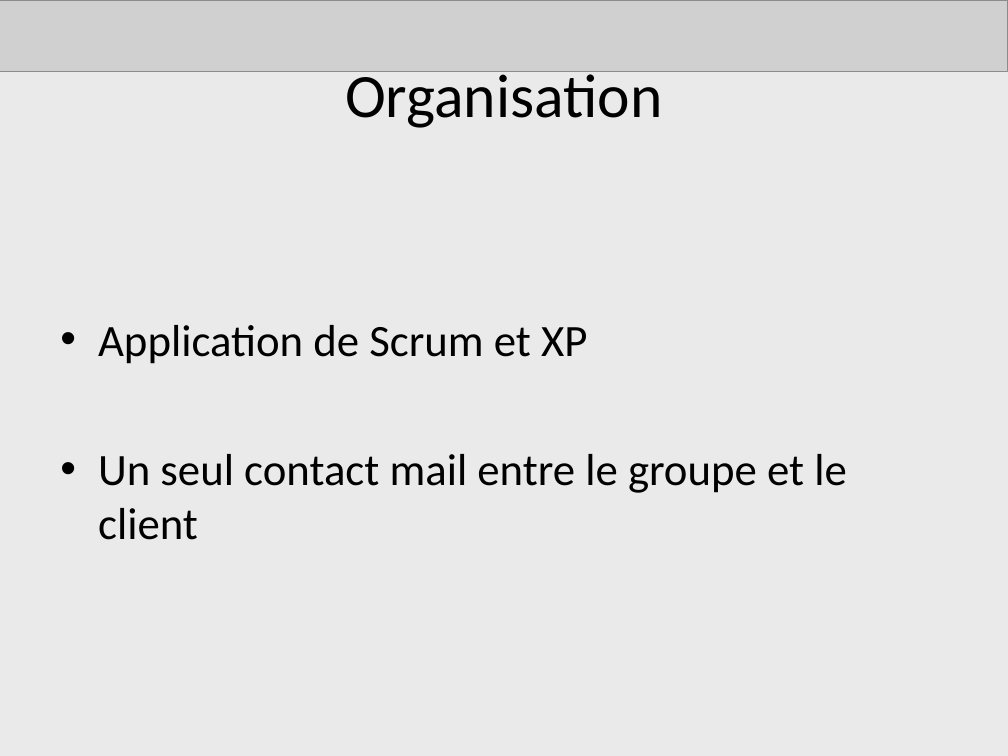
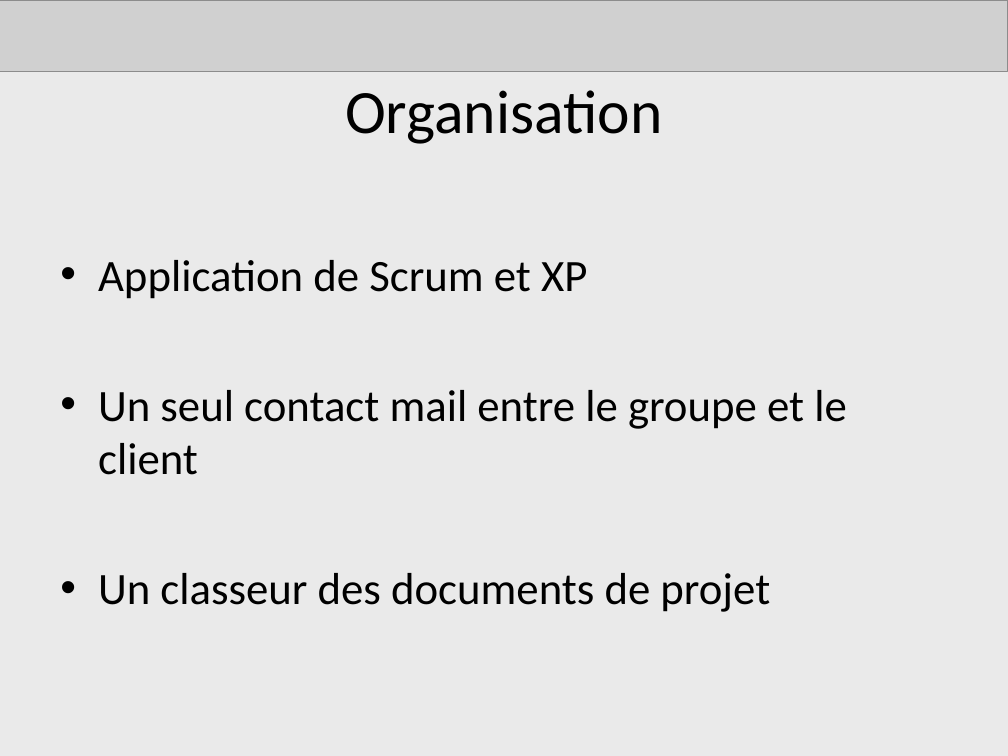
Before and after one commit to AdrienLombard/SimplePass, a slide deck: slide 8 of source/Projet Courchevel - Bilan intermédiaire.ppt (slide 7 before the commit). Drawn at 1008x756 pixels with LibreOffice and Linux fonts; fonts in the diff are those of the drawing; grey boxes stand for pictures. Boxes give left, top, right and bottom in pixels: in the first picture for what was removed or moved away, otherwise in the second. Text is boxed around its words. In the diff, an @@ line names an element or a change of style, - is before the commit and + after.

```diff
--- a/source/Projet Courchevel - Bilan intermédiaire.ppt
+++ b/source/Projet Courchevel - Bilan intermédiaire.ppt
@@ title "Organisation": place and size @@
-title "Organisation" at (345, 71, 662, 128)
+title "Organisation" at (345, 90, 662, 144)
@@ text at (98, 573, 770, 612): paragraph added @@
+• Un classeur des documents de projet
```
Also in this commit, not shown: 8 other slides changed.
